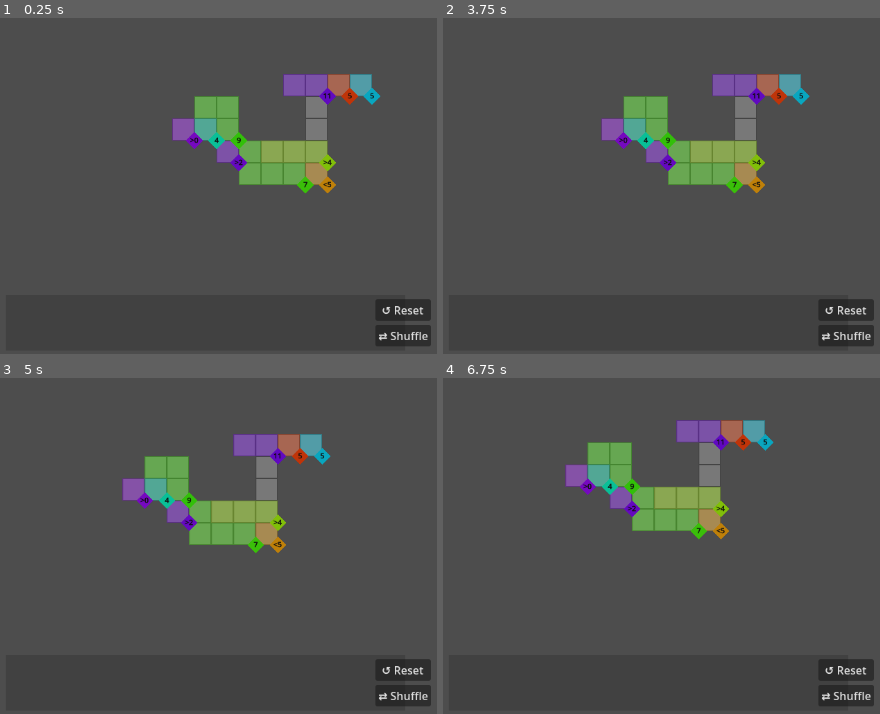
Above: before the commit, frames 1-4 (two rows, left to right).
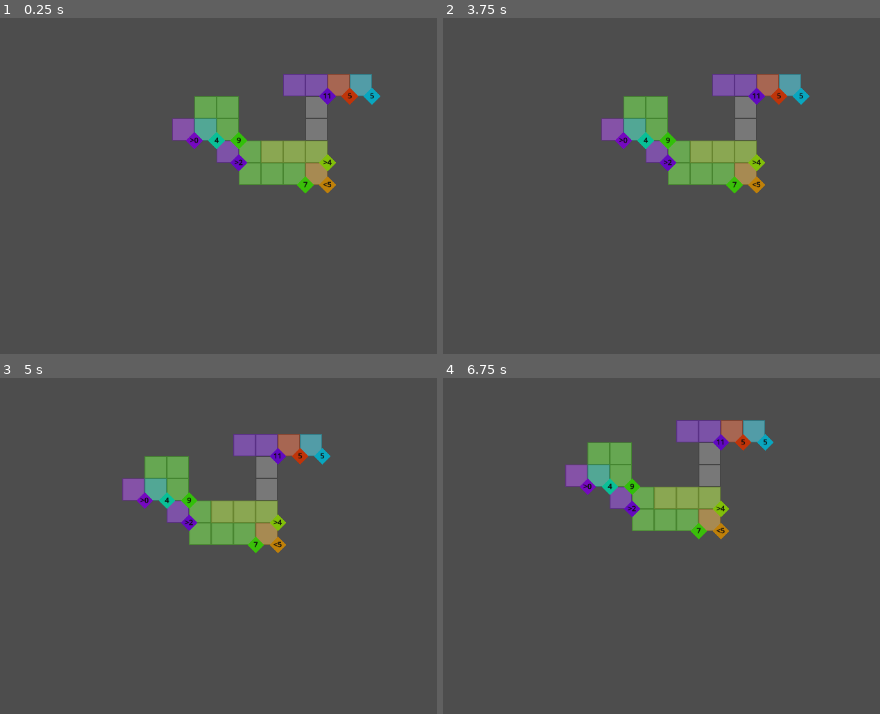
Above: after the commit, the same moments.

Repository: Javen-W/Ritz
Game: Godot game, scene res://game.tscn
The game is run twice, just before and just after one commit, with the same random seed, the same clock (stepped at 60 frames per second) and the same inputs.
Inputs (mouse positions are in pixels of both pictures, inside the frame that each line leads up to):
- Up to frame 1 (0.25 s): no input
- Up to frame 2 (3.75 s): click (845, 337) at 0.5 s, where only the run before the commit has a clickable "⇄ Shuffle"; click (845, 310) at 1.25 s, where only the run before the commit has a clickable "↺ Reset"; drag from (648, 323) to (648, 128) at 2.02 s; drag from (753, 323) to (648, 128) at 2.77 s; move the mouse to (805, 323) at 3.52 s; hold Right (ui_right) from 3.53 s (still down); click (805, 323) at 3.67 s
- Up to frame 3 (5 s): release Right (ui_right) at 4.25 s; drag from (48, 683) to (135, 488) at 4.27 s
- Up to frame 4 (6.75 s): drag from (700, 683) to (600, 468) at 5.02 s; drag from (595, 683) to (600, 468) at 5.77 s; move the mouse to (543, 683) at 6.52 s; hold Down (ui_down) from 6.53 s (still down); click (543, 683) at 6.67 s

The runs differ from the first frame. In frame 1, 1.5% of the frame differs, in the area x 85-99%, y 83-98%; in frame 2, 1.5%; in frame 3, 1.5%; in frame 4, 1.5%.
Error after the commit: Parse Error: Cannot infer the type of "a" variable because the value doesn't have a set type. (res://domino_panel.gd:56)

Commit message:
fix: rounded panel, button anchoring, drag-on-hold, no keyboard focus
domino_panel.gd:
- Add _make_rounded_rect_polygon() — 4-corner arc walk, 8 segments per
  corner, radius clamped to half the shorter dimension (CORNER_RADIUS=20)
- Replace flat 4-point polygon with rounded rect in _process
- Fix button container X: anchor to right edge of panel bg in screen
  space (viewport_w/2 + bg_half_width * zoom + 8px margin) instead of
  counting visible domino slots
- add_domino_to_stack: save global_position before reparent and restore
  it when the domino is currently picked — prevents position flicker
- Reset/Shuffle buttons: focus_mode = FOCUS_NONE so arrow keys cannot
  highlight them

domino.gd:
- Add _mouse_pressed flag and _press_world_pos; remove immediate
  domino_picked.emit() from the press handler
- _unhandled_input: emit domino_picked only after mouse moves ≥8px
  (DRAG_THRESHOLD_SQ=64) from the press point — click without dragging
  no longer unassigns/moves a placed domino
- _unhandled_input: handle LMB release to emit domino_released (covers
  release outside the area2d bounds too)
- double_click: reset _mouse_pressed to cancel any pending drag from
  the first click of the sequence

Co-authored-by: Copilot <223556219+Copilot@users.noreply.github.com>

Diff:
--- a/domino.gd
+++ b/domino.gd
@@ -27,6 +27,10 @@
 var panel_origin_parent: Node = null
 var is_placed : bool = false
 
+var _mouse_pressed: bool = false
+var _press_world_pos: Vector2 = Vector2.ZERO
+const DRAG_THRESHOLD_SQ: float = 64.0  # 8 px radius before drag begins
+
 func _ready() -> void:
 	update_pips()
 	if self.is_horizontal:
@@ -54,25 +58,32 @@
 	rotate(deg_to_rad(-90.0))
 
 func _unhandled_input(event: InputEvent) -> void:
-	if is_picked and event is InputEventMouseMotion:
-		var viewport = get_viewport()
-		var camera = viewport.get_camera_2d()
-		var world_pos = camera.get_global_mouse_position()
-		self.global_position = world_pos
+	if event is InputEventMouseMotion:
+		# Start dragging only once the mouse has moved far enough from the press point
+		if _mouse_pressed and not is_picked and Domino.selected_domino == self:
+			var camera := get_viewport().get_camera_2d()
+			if camera.get_global_mouse_position().distance_squared_to(_press_world_pos) > DRAG_THRESHOLD_SQ:
+				domino_picked.emit()
+		if is_picked:
+			var camera := get_viewport().get_camera_2d()
+			self.global_position = camera.get_global_mouse_position()
+	elif event is InputEventMouseButton and event.button_index == MOUSE_BUTTON_LEFT and not event.is_pressed():
+		if _mouse_pressed or is_picked:
+			_mouse_pressed = false
+			if is_picked:
+				domino_released.emit()
 
 func _on_mouse_area_2d_input_event(viewport: Node, event: InputEvent, shape_idx: int) -> void:
-	# Mouse in viewport coordinates.
-	if event is InputEventMouseButton:
+	if event is InputEventMouseButton and event.button_index == MOUSE_BUTTON_LEFT:
 		if event.double_click:
+			_mouse_pressed = false  # cancel any pending drag from the first click
 			rotate_once()
 		elif event.is_pressed():
-			# Only allow picking if this is the selected domino
 			if Domino.selected_domino == self:
-				domino_picked.emit()
+				_mouse_pressed = true
+				_press_world_pos = get_viewport().get_camera_2d().get_global_mouse_position()
 				if is_from_panel:
 					panel_origin_position = self.position
-		elif event.is_released() and is_picked:
-			domino_released.emit()
 
 func _on_dots_1_area_2d_area_entered(area: Area2D) -> void:
 	var tile = area.owner as Tile
--- a/domino_panel.gd
+++ b/domino_panel.gd
@@ -9,6 +9,7 @@
 const DOMINO_SPACING: float = 150.0
 const PANEL_OFFSET_Y: float = -90.0  # World-space Y offset above camera bottom edge
 const PANEL_HEIGHT: float = 160.0
+const CORNER_RADIUS: float = 20.0
 
 var _bg: Polygon2D
 var _last_bg_width: float = 0.0
@@ -31,16 +32,30 @@
 
 	var reset_btn := Button.new()
 	reset_btn.text = "↺ Reset"
+	reset_btn.focus_mode = Control.FOCUS_NONE
 	_button_container.add_child(reset_btn)
 	reset_btn.pressed.connect(_on_reset_button_pressed)
 
 	var shuffle_btn := Button.new()
 	shuffle_btn.text = "⇄ Shuffle"
+	shuffle_btn.focus_mode = Control.FOCUS_NONE
 	_button_container.add_child(shuffle_btn)
 	shuffle_btn.pressed.connect(shuffle_stack)
 
 	GameSignalbus.domino_generated.connect(_on_domino_generated)
 	GameSignalbus.domino_unassigned.connect(_on_domino_unassigned)
+
+func _make_rounded_rect_polygon(w: float, h: float, r: float, segs: int = 8) -> PackedVector2Array:
+	var pts := PackedVector2Array()
+	r = minf(r, minf(w / 2.0, h / 2.0))
+	var corners := [Vector2(-w/2+r, -h/2+r), Vector2(w/2-r, -h/2+r),
+	                Vector2(w/2-r,  h/2-r),  Vector2(-w/2+r, h/2-r)]
+	var angles := [PI, 3*PI/2, 0.0, PI/2]
+	for i in 4:
+		for s in segs + 1:
+			var a := angles[i] + (PI/2) * float(s) / float(segs)
+			pts.append(corners[i] + Vector2(cos(a), sin(a)) * r)
+	return pts
 
 func _process(_delta: float) -> void:
 	var camera: Camera2D = game.camera2d
@@ -53,15 +68,13 @@
 	var w := viewport_size.x / camera.zoom.x * 0.50
 	if not is_equal_approx(w, _last_bg_width):
 		_last_bg_width = w
-		_bg.polygon = PackedVector2Array([
-			Vector2(-w / 2.0, -PANEL_HEIGHT / 2.0), Vector2(w / 2.0, -PANEL_HEIGHT / 2.0),
-			Vector2(w / 2.0, PANEL_HEIGHT / 2.0), Vector2(-w / 2.0, PANEL_HEIGHT / 2.0)
-		])
+		_bg.polygon = _make_rounded_rect_polygon(w, PANEL_HEIGHT, CORNER_RADIUS)
 
-	# Position buttons to the right of the domino row in screen space
+	# Position buttons just outside the right edge of the panel background
 	var panel_screen_y := viewport_size.y + PANEL_OFFSET_Y * camera.zoom.y
+	var panel_right_screen_x := viewport_size.x / 2.0 + _last_bg_width / 2.0 * camera.zoom.x + 8.0
 	_button_container.position = Vector2(
-		viewport_size.x / 2.0 + (VISIBLE_COUNT - 1) / 2.0 * DOMINO_SPACING * camera.zoom.x + 20.0,
+		panel_right_screen_x,
 		panel_screen_y - _button_container.size.y / 2.0
 	)
 
@@ -82,11 +95,15 @@
 
 func add_domino_to_stack(domino: Domino) -> void:
 	if not domino_stack.has(domino):
+		var saved_global := domino.global_position
 		if domino.get_parent():
 			domino.get_parent().remove_child(domino)
 		add_child(domino)
 		domino_stack.append(domino)
 		domino.is_from_panel = true
+		# Restore world position so a picked domino doesn't flicker when reparented
+		if domino.is_picked:
+			domino.global_position = saved_global
 		print("DominoPanel: Added domino — stack size now %d" % domino_stack.size())
 
 	_layout_dominos()
